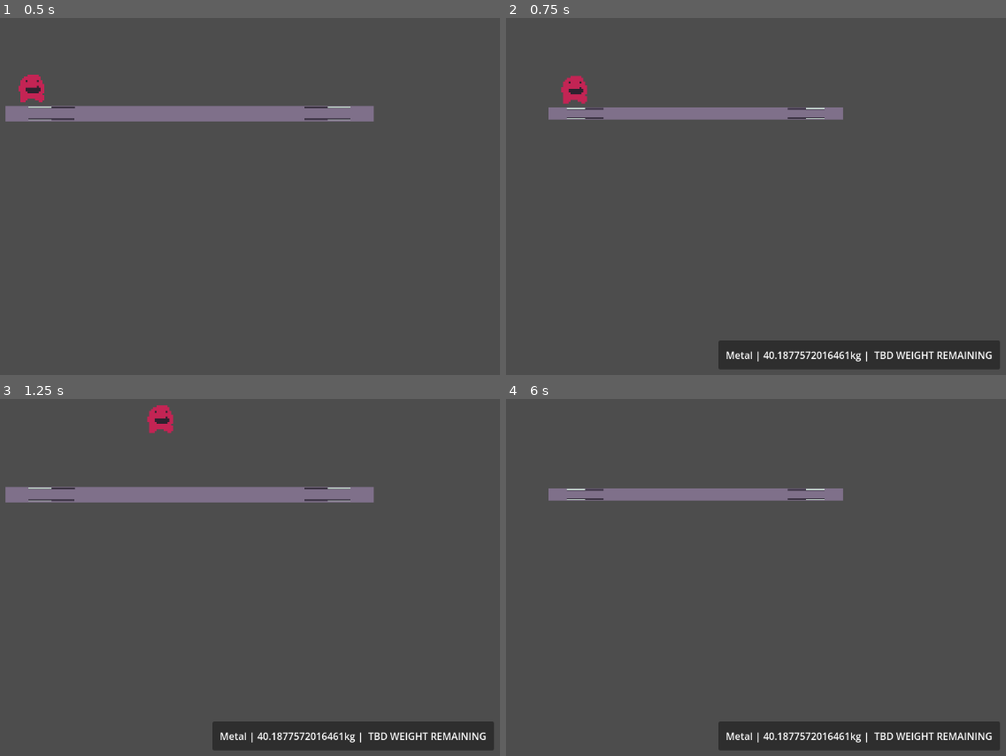
Above: before the commit, frames 1-4 (two rows, left to right).
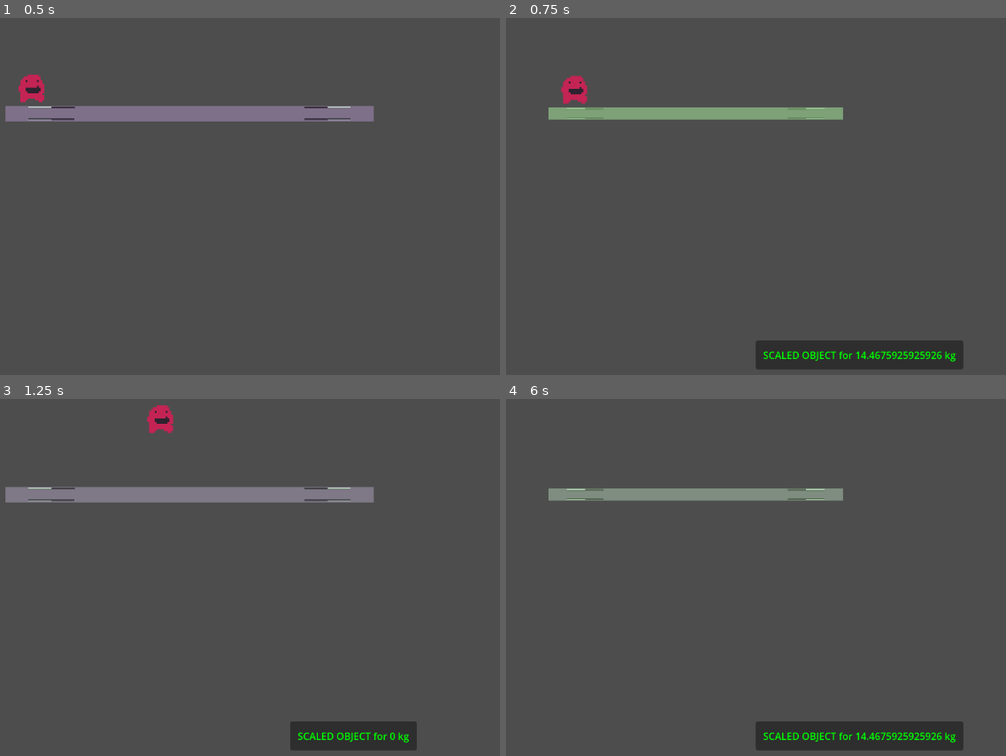
Above: after the commit, the same moments.

Repository: AuroraEchoes/GMTKBuiltToScale
Game: Godot game, scene res://scenes/LevelTest.tscn
Two runs of this game, one before a commit and one after it. Both use one fixed random seed, a clock stepped at 60 frames per second and the inputs below.
Inputs (mouse positions are in pixels of both pictures, inside the frame that each line leads up to):
- Up to frame 1 (0.5 s): no input
- Up to frame 2 (0.75 s): tap Enter at 0.5 s; move the mouse to (696, 114) at 0.52 s; hold D (move_right) from 0.53 s (still down); tap Q (decrease_scale) at 0.6 s
- Up to frame 3 (1.25 s): keep holding D (move_right); tap Space (jump) at 0.77 s; tap E (increase_scale) at 0.8 s
- Up to frame 4 (6 s): move the mouse to (716, 609) at 1.27 s; tap E (increase_scale) at 1.35, 2.3, 2.85, 3.8, 5.1 s; tap Space (jump) at 1.52, 3.02, 3.77, 4.52, 5.75 s; tap Q (decrease_scale) at 1.55, 2.1, 3.05, 4.35, 5.85 s; move the mouse to (931, 502) at 2.02 s; release D (move_right) at 2.03 s; hold A (move_left) 2.03-2.78 s; move the mouse to (826, 670) at 2.77 s; hold D (move_right) 2.78-4.28 s; move the mouse to (outside the picture) at 3.52 s; hold Right mouse button (region_select) 3.53-4.28 s; move the mouse to (646, 531) at 4.27 s; hold A (move_left) 4.28-5.03 s; move the mouse to (896, 591) at 5.02 s; hold D (move_right) 5.03-5.78 s; move the mouse to (751, 491) at 5.77 s; hold A (move_left) from 5.78 s (still down)

Frame 1 is identical in both runs. In frame 2, 3.9% of the frame differs, in the area x 8-99%, y 25-99%; in frame 3, 2.8%; in frame 4, 3.7%.

Commit message:
Improve scaling; rudimentary weight limit

Diff:
--- /dev/null
+++ b/assets/shaders/HighlightShader.tres
@@ -0,0 +1,11 @@
+[gd_resource type="ShaderMaterial" load_steps=2 format=3 uid="uid://dcmlyiimf4cij"]
+
+[ext_resource type="Shader" path="res://scripts/shaders/HighlightShader.gdshader" id="1_nf24l"]
+
+[resource]
+resource_local_to_scene = true
+shader = ExtResource("1_nf24l")
+shader_parameter/color = Color(0.490414, 0.718412, 0.435397, 1)
+shader_parameter/enabled = false
+shader_parameter/pulse_speed = 1.0
+shader_parameter/overlay_max_alpha = 0.8
--- a/assets/shaders/OutlineShader.tres
+++ /dev/null
@@ -1,3 +0,0 @@
-[gd_resource type="ShaderMaterial" format=3 uid="uid://dcmlyiimf4cij"]
-
-[resource]
--- a/scenes/LevelTest.tscn
+++ b/scenes/LevelTest.tscn
@@ -1,7 +1,7 @@
 [gd_scene load_steps=8 format=3 uid="uid://b4me7xnxeg0hq"]
 
 [ext_resource type="PackedScene" uid="uid://fh2pbrh1ah0h" path="res://scenes/Robot.tscn" id="1_nwld5"]
-[ext_resource type="Material" uid="uid://dcmlyiimf4cij" path="res://assets/shaders/OutlineShader.tres" id="2_0kpj1"]
+[ext_resource type="Material" uid="uid://dcmlyiimf4cij" path="res://assets/shaders/HighlightShader.tres" id="2_0kpj1"]
 [ext_resource type="Script" path="res://scripts/ScalableObject.gd" id="2_d4u5a"]
 [ext_resource type="Texture2D" uid="uid://dl0ijf3o05vef" path="res://assets/textures/temp_metal_texture.png" id="3_7yt1g"]
 [ext_resource type="Script" path="res://scripts/TempUIScript.gd" id="5_sj8fu"]
--- a/scripts/Global.gd
+++ b/scripts/Global.gd
@@ -3,6 +3,8 @@
 const SCALE_AMOUNT: float = 0.2
 const MAX_SCALE: float = 2.5
 const MIN_SCALE: float = 0.1
+
+var level_weight_remaining: float = 500.0
 
 enum MaterialType {
 	Metal
--- a/scripts/ScalableObject.gd
+++ b/scripts/ScalableObject.gd
@@ -13,18 +13,40 @@
 func _ready() -> void:
 	collision.mouse_entered.connect(_select)
 	collision.mouse_exited.connect(_deselect)
+	_set_shader_enabled(false)
 
 func _process(_delta: float) -> void:
 	if Input.is_action_just_pressed("increase_scale") and selected:
-		scale = clamp(scale + SCALE_DELTA, MIN_SCALE, MAX_SCALE)
+		_change_scale(SCALE_DELTA)
 	elif Input.is_action_just_pressed("decrease_scale") and selected:
-		scale = clamp(scale - SCALE_DELTA, MIN_SCALE, MAX_SCALE)
+		_change_scale(-SCALE_DELTA)
+
+func _change_scale(amount: Vector2):
+	# Make sure we're not scaling outside of our range
+	var clamped_scale: Vector2 = clamp(scale + amount, MIN_SCALE, MAX_SCALE)
+	# Check we have enough weight to scale
+	var current_weight: float = _calculate_weight()
+	var new_weight: float = _calculate_weight(clamped_scale)
+	# Note the abs() here —  growing and shrinking BOTH cost the weight budget
+	var delta_weight: float = abs(new_weight - current_weight)
+	# We now have two cases. If this is something we've already scaled and we're
+	# reverting that change, we should get that weight back into our pool
+	# Otherwise, we take the weight away
+	if delta_weight <= Global.level_weight_remaining:
+		Global.level_weight_remaining -= delta_weight;
+		# TODO: Check for clipping
+		create_tween().tween_property(self, "scale", clamped_scale, 0.1)
+		StaticEventManager.element_scaled.emit(material_type, delta_weight, new_weight)
+
 
 # Weight is defined as area (percentage of the screen)
 # multipled by the material weight coefficient
-func _calculate_weight() -> float:
+# Scale factor parameter —  if you want to calculate a
+# prospective scale by that amount. Default argument
+# will ignore it
+func _calculate_weight(scale_factor: Vector2 = Vector2(1.0, 1.0)) -> float:
 	# Find area
-	var mesh_size: Vector2 = mesh.size
+	var mesh_size: Vector2 = mesh.size * scale_factor
 	var window_size = get_window().size
 	var area: float = (mesh_size.x * mesh_size.y) / (window_size.x * window_size.y)
 	# Find material weight coefficient
@@ -36,9 +58,15 @@
 func _select():
 	selected = true
 	StaticEventManager.scalable_element_selected.emit(material_type, _calculate_weight())
-	# TODO: Activate selected shader
+	_set_shader_enabled(true)
 
 func _deselect():
 	selected = false
 	StaticEventManager.scalable_element_deselected.emit()
-	# TODO: Deactivate selected shader
+	_set_shader_enabled(false)
+
+# Set the value of the enabled parameter in the shader
+# This should toggle it highlighting
+func _set_shader_enabled(enabled: bool):
+	var shader_material: ShaderMaterial = material
+	shader_material.set_shader_parameter("enabled", enabled)
--- a/scripts/StaticEventManager.gd
+++ b/scripts/StaticEventManager.gd
@@ -2,3 +2,5 @@
 
 signal scalable_element_selected(mat_type: Global.MaterialType, weight: float)
 signal scalable_element_deselected()
+signal element_scaled(mat_type: Global.MaterialType, delta: float, new_weight: float)
+signal failed_element_scale()
--- a/scripts/TempUIScript.gd
+++ b/scripts/TempUIScript.gd
@@ -6,10 +6,14 @@
 	StaticEventManager.scalable_element_selected.connect(_on_scaleable_element_selected)
 	# Hide UI whenever nothing is selected
 	StaticEventManager.scalable_element_deselected.connect(func(): hide())
+	StaticEventManager.element_scaled.connect(_on_element_scaled)
 	# And start hiding
 	hide()
 
 func _on_scaleable_element_selected(mat_type: Global.MaterialType, weight: float):
 	show()
 	# This is a janky way of doing this, but it'll work for now
-	info_text.text = str(Global.MaterialType.keys()[mat_type]) + " | " + str(weight) + "kg |  TBD WEIGHT REMAINING"
+	info_text.text = str(Global.MaterialType.keys()[mat_type]) + " | " + str(weight) + "kg | " + str(Global.level_weight_remaining) + "kg remaining"
+
+func _on_element_scaled(_mat_type: Global.MaterialType, delta: float, _new: float):
+	info_text.text = "[color=green]SCALED OBJECT for " + str(delta) + " kg"
--- /dev/null
+++ b/scripts/shaders/HighlightShader.gdshader
@@ -0,0 +1,15 @@
+// Heavily based on this tutorial: https://www.febucci.com/2019/06/sprite-outline-shader/
+
+shader_type canvas_item;
+
+uniform vec4 color: source_color;
+uniform bool enabled;
+uniform float pulse_speed;
+uniform float overlay_max_alpha;
+
+void fragment() {
+	if (enabled) {
+		float percent_overlay = 0.5 * overlay_max_alpha * sin((1.0 / pulse_speed) * PI * TIME) + (overlay_max_alpha / 2.0);
+	COLOR = mix(texture(TEXTURE, UV), color, percent_overlay);
+	}
+}
--- a/scripts/shaders/OutlineShader.gdshader
+++ /dev/null
@@ -1,35 +0,0 @@
-// Heavily based on this tutorial: https://www.febucci.com/2019/06/sprite-outline-shader/
-
-shader_type canvas_item;
-
-uniform vec4 outline_color: source_color;
-uniform int stroke_width;
-uniform bool enabled;
-
-float alpha_at_point(vec2 direction, int tiles, sampler2D tex, vec2 uv, vec2 texel_size) {
-	return texture(tex, uv + (texel_size * direction * float(tiles))).a;
-}
-
-bool within_border(sampler2D tex, vec2 uv, vec2 texel_size) {
-	for (int i = 0; i < stroke_width; i++)
-	{
-		if (alpha_at_point(vec2(1, 0), i, tex, uv, texel_size) < 0.25) return true;
-		if (alpha_at_point(vec2(-1, 0), i, tex, uv, texel_size) < 0.01) return true;
-		if (alpha_at_point(vec2(0, 1), i, tex, uv, texel_size) < 0.01) return true;
-		if (alpha_at_point(vec2(0, -1), i, tex, uv, texel_size) < 0.01) return true;
-	}
-	return false;
-}
-
-void fragment() {
-	//if (within_border(TEXTURE, UV, TEXTURE_PIXEL_SIZE) && enabled) {
-		//COLOR = outline_color;
-	//}
-	//COLOR.a = texture(TEXTURE, UV + vec2(1.0)).a;
-	if (UV.x <= SCREEN_PIXEL_SIZE.x * float(stroke_width)) {
-		COLOR = outline_color;
-	}
-	if (UV.y <= SCREEN_PIXEL_SIZE.y * 10.0 * float(stroke_width)) {
-		COLOR = outline_color;
-	}
-}
